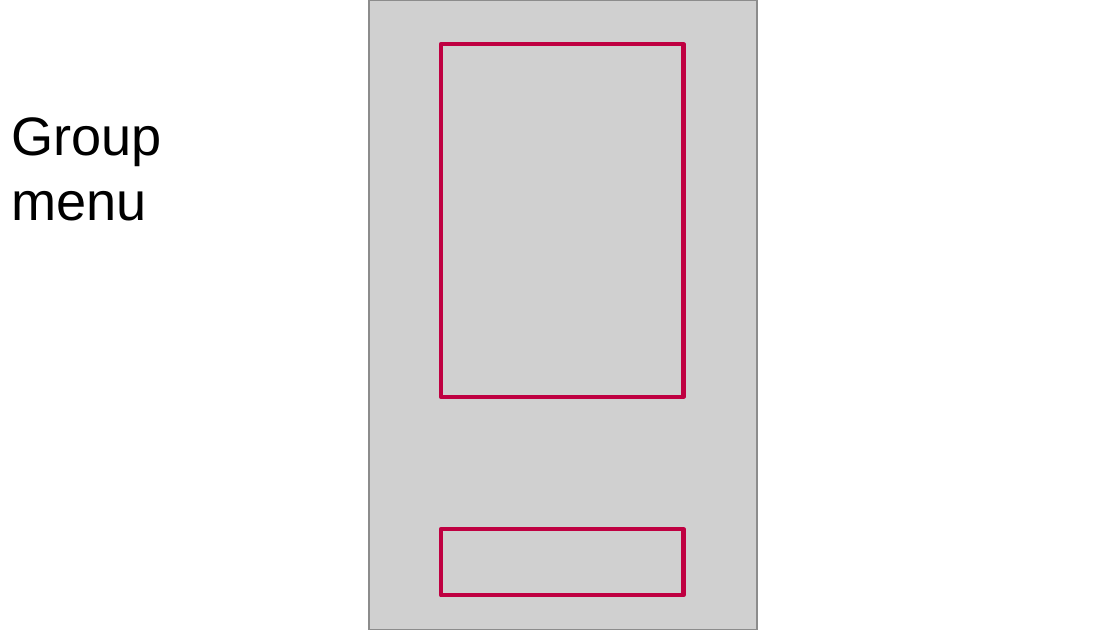
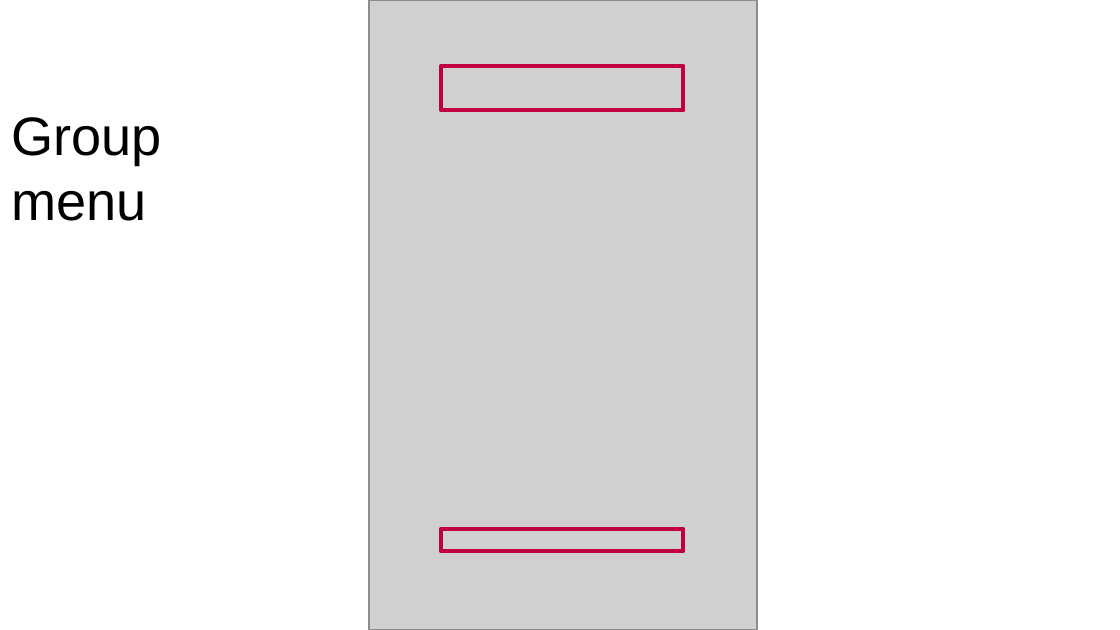
Before and after one commit to irisor/Iristaram, a slide deck: slide 7 of Documents/מצגת אפיון.pptx. Drawn at 1120x630 pixels with LibreOffice and Linux fonts; fonts in the diff are those of the drawing; grey boxes stand for pictures. Boxes give left, top, right and bottom in pixels: in the first picture for what was removed or moved away, otherwise in the second. Text is boxed around its words. In the diff, an @@ line names an element or a change of style, - is before the commit and + after.

```diff
--- a/Documents/מצגת אפיון.pptx
+++ b/Documents/מצגת אפיון.pptx
@@ rectangle removed at [441,44,684,396] @@
@@ rectangle added at [441,66,683,110], outline #BF0041 2.83 pt @@
@@ rectangle: place and size @@
-rectangle at [441,529,684,595]
+rectangle at [441,529,683,551]
```
Also in this commit, not shown: 7 other slides changed, 4 slides removed.
